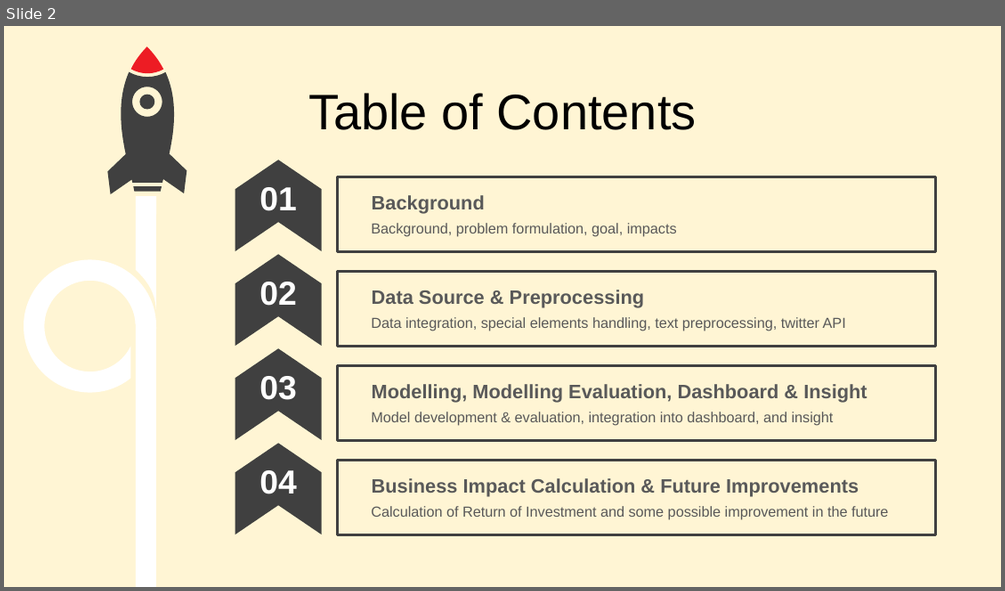
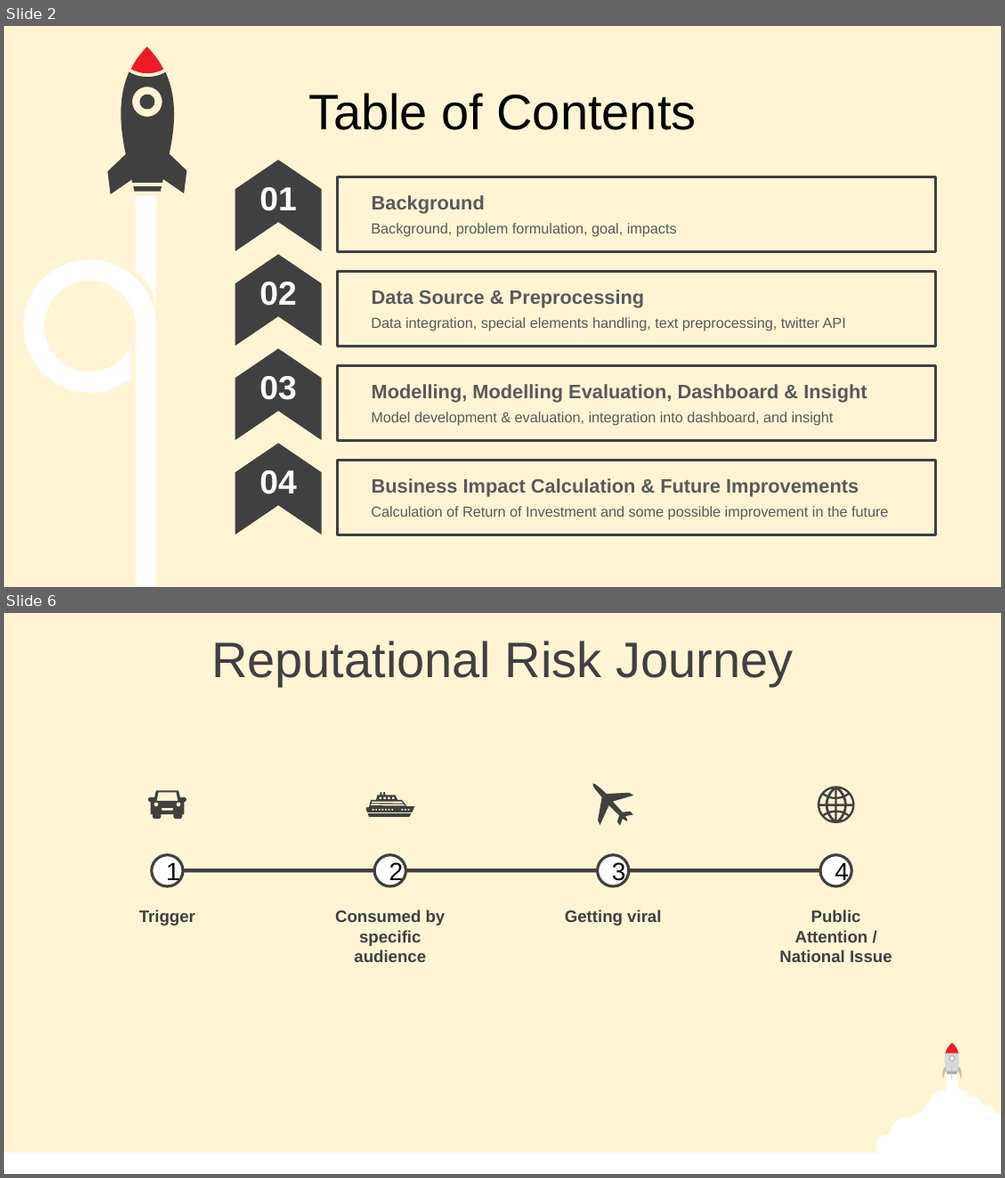
Before and after one commit to Damianus04/data-science-purwadhika-final-project, a slide deck: 0-Final-Project-Presentation.pptx. Shown one above the other, each under a label of ours: slide 2 before the commit, slides 2 and 6 after it; the slides between them are not shown. The pictures are 1005x591 and 1005x1178 pixels, drawn with LibreOffice and Linux fonts; fonts in the diff are those of the drawing. Boxes give left, top, right and bottom in pixels: in the first picture for what was removed or moved away, otherwise in the second. Text is boxed around its words. In the diff, an @@ line names an element or a change of style, - is before the commit and + after.

```diff
--- a/0-Final-Project-Presentation.pptx
+++ b/0-Final-Project-Presentation.pptx
@@ slide 6 added at <box>4,613,1001,1174</box>, background #FFF5D4 @@
@@ text added at <box>211,641,793,686</box>, 36 pt, text #404040 @@
+Reputational Risk Journey
@@ freeform shape added at <box>148,790,186,819</box>, fill #404040 @@
@@ freeform shape added at <box>366,793,414,818</box>, fill #404040 @@
@@ freeform shape added at <box>592,784,633,826</box>, fill #404040 @@
@@ freeform shape added at <box>817,786,854,822</box>, fill #404040 @@
@@ ellipse added at <box>152,855,182,886</box>, fill #FFFFFF, outline #404040 2 pt, 18 pt, text #000000 @@
+1
@@ rectangle added at <box>168,868,836,872</box>, fill #404040 @@
@@ ellipse added at <box>375,855,405,886</box>, fill #FFFFFF, outline #404040 2 pt, 18 pt, text #000000 @@
+2
@@ ellipse added at <box>597,855,628,886</box>, fill #FFFFFF, outline #404040 2 pt, 18 pt, text #000000 @@
+3
@@ ellipse added at <box>820,855,851,886</box>, fill #FFFFFF, outline #404040 2 pt, 18 pt, text #000000 @@
+4
@@ text added at <box>139,909,195,925</box>, 12 pt, text #404040, bold @@
+Trigger
@@ text added at <box>335,909,445,962</box>, 12 pt, text #404040, bold @@
+Consumed by specific audience
@@ text added at <box>565,909,661,925</box>, 12 pt, text #404040, bold @@
+Getting viral
@@ text added at <box>779,909,892,962</box>, 12 pt, text #404040, bold @@
+Public Attention / National Issue
@@ group added at <box>876,1043,1001,1172</box>: 6 freeform shapes, 1 ellipse, 1 rectangle @@
@@ rectangle added at <box>4,1152,1001,1174</box>, fill #FFFFFF @@
```
Also in this commit, not shown: 3 slides changed, 16 other slides added, 3 other files.
